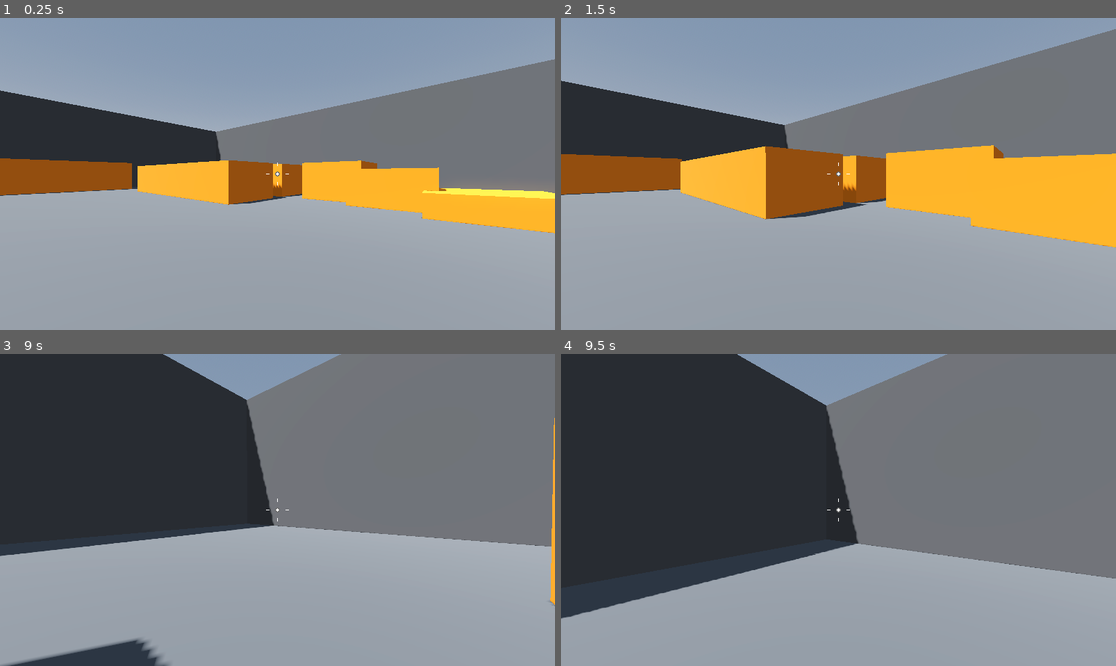
Above: before the commit, frames 1-4 (two rows, left to right).
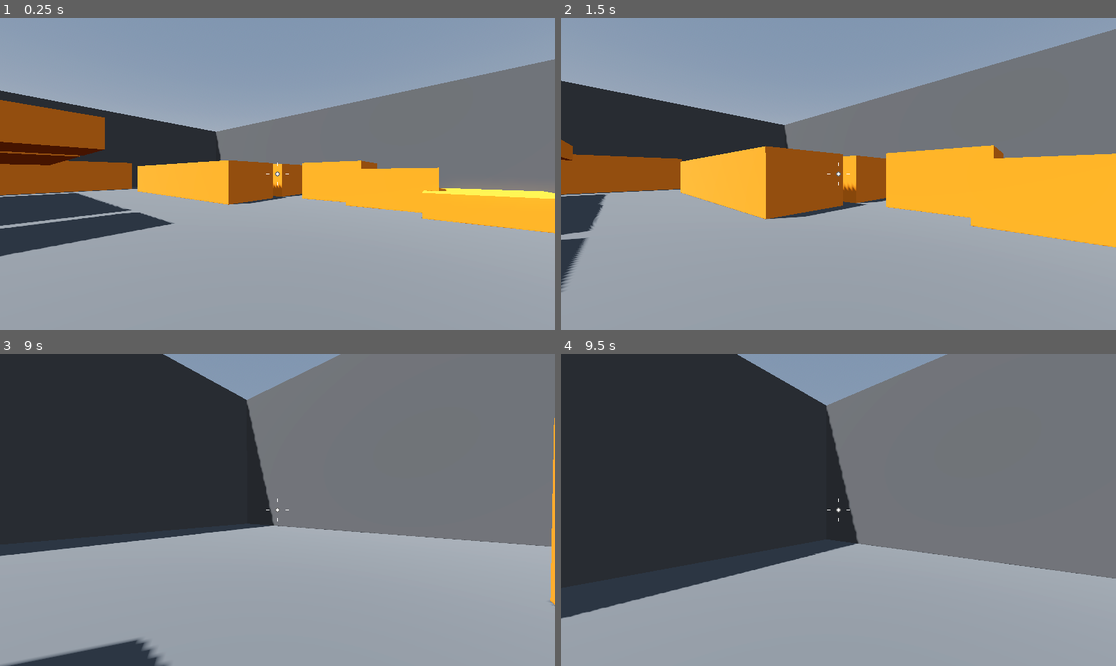
Above: after the commit, the same moments.

Repository: JorgeVelascoGames/FPS-template
Game: Godot game, scene res://Levels/Sandbox.tscn
Two runs of this game, one before a commit and one after it. Both use one fixed random seed, a clock stepped at 60 frames per second and the inputs below.
Inputs (mouse positions are in pixels of both pictures, inside the frame that each line leads up to):
- Up to frame 1 (0.25 s): no input
- Up to frame 2 (1.5 s): move the mouse to (866, 174) at 0.52 s; hold W (move_forward) from 0.53 s (still down); tap Space (jump) at 0.77 s; move the mouse to (810, 174) at 1.27 s
- Up to frame 3 (9 s): tap Space (jump) at 1.52, 3.02, 3.77, 4.52, 6.02, 6.77, 7.52 s; move the mouse to (288, 503) at 2.02 s; move the mouse to (271, 516) at 2.77 s; move the mouse to (316, 513) at 3.52 s; move the mouse to (233, 506) at 4.27 s; move the mouse to (283, 510) at 5.02 s; move the mouse to (255, 503) at 5.77 s; release W (move_forward) at 5.78 s; hold D (move_right) 5.78-6.53 s; move the mouse to (305, 510) at 6.52 s; hold W (move_forward) 6.53-8.78 s; move the mouse to (249, 510) at 7.27 s; move the mouse to (288, 503) at 8.02 s; move the mouse to (271, 516) at 8.77 s; hold A (move_left) from 8.78 s (still down)
- Up to frame 4 (9.5 s): keep holding A (move_left); tap Space (jump) at 9.02 s

The runs differ from the first frame. In frame 1, 6.7% of the frame differs, in the area x 0-32%, y 26-77%; in frame 2, 1.3%; in frame 3, less than 0.1%; in frame 4, less than 0.1%.

Commit message:
-More edits on the sandbox level

Diff:
--- a/Levels/Sandbox.tscn
+++ b/Levels/Sandbox.tscn
@@ -98,6 +98,24 @@
 size = Vector3(5.10235, 3.01501, 15.9683)
 material = ExtResource("2_logh3")
 
+[node name="Platform14" type="CSGBox3D" parent="LevelObjects"]
+transform = Transform3D(1, 0, 0, 0, 1, 0, 0, 0, 1, 18.7597, 3, 8.468)
+use_collision = true
+size = Vector3(14.0816, 1, 4.275)
+material = ExtResource("2_logh3")
+
+[node name="Platform15" type="CSGBox3D" parent="LevelObjects"]
+transform = Transform3D(1, 0, 0, 0, 1, 0, 0, 0, 1, 9.151, 3, 6.872)
+use_collision = true
+size = Vector3(3.361, 1, 7.468)
+material = ExtResource("2_logh3")
+
+[node name="Platform16" type="CSGBox3D" parent="LevelObjects"]
+transform = Transform3D(1, 0, 0, 0, 1, 0, 0, 0, 1, 9.84048, 3, 0.18318)
+use_collision = true
+size = Vector3(7, 1, 3)
+material = ExtResource("2_logh3")
+
 [node name="Platform13" type="CSGBox3D" parent="LevelObjects"]
 transform = Transform3D(1, 0, 0, 0, 1, 0, 0, 0, 1, 13.0975, 1.5075, -26.0294)
 use_collision = true
@@ -178,6 +196,13 @@
 depth = 6.34
 material = ExtResource("2_logh3")
 
+[node name="CSGPolygon3D4" type="CSGPolygon3D" parent="LevelObjects"]
+transform = Transform3D(1, 0, 0, 0, 1, 0, 0, 0, 1, 20.7687, 3.43518, 1.68029)
+use_collision = true
+polygon = PackedVector2Array(-7.655, 0, 0.555, 5.4, 0.555, 0)
+depth = 3.0
+material = ExtResource("2_logh3")
+
 [node name="CSGPolygon3D3" type="CSGPolygon3D" parent="LevelObjects"]
 transform = Transform3D(-1, 0, -8.74228e-08, 0, 1, 0, 8.74228e-08, 0, -1, 16.2048, -0.0304017, -30.9077)
 use_collision = true
